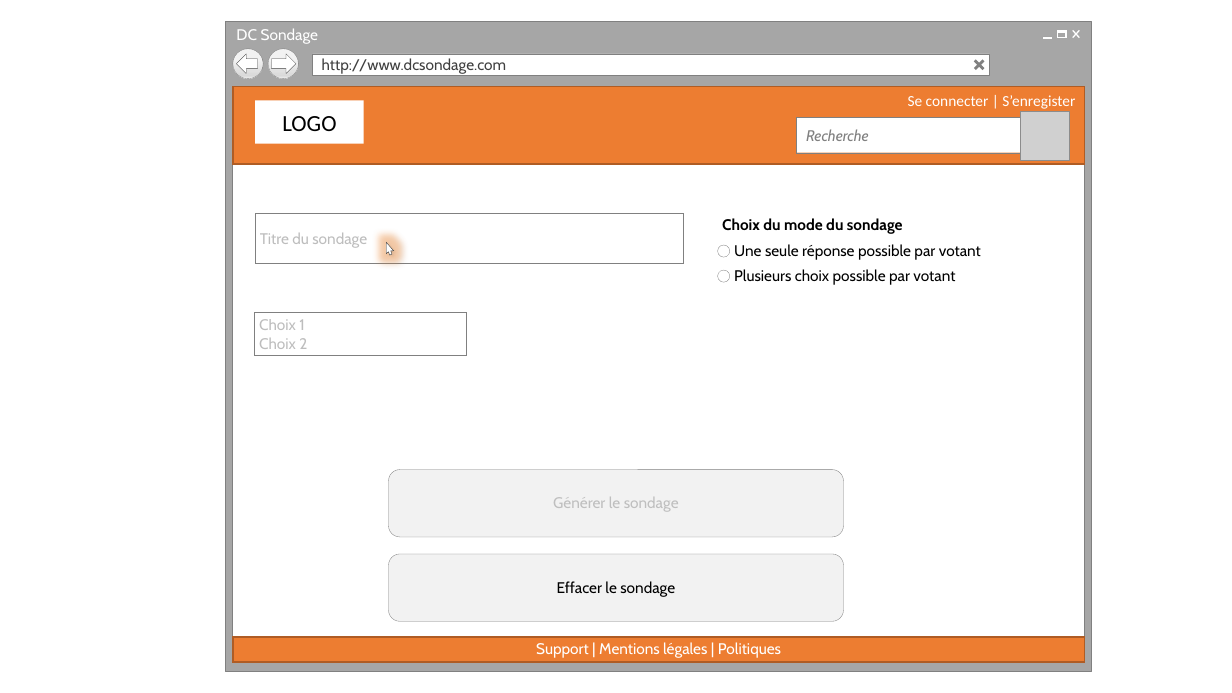
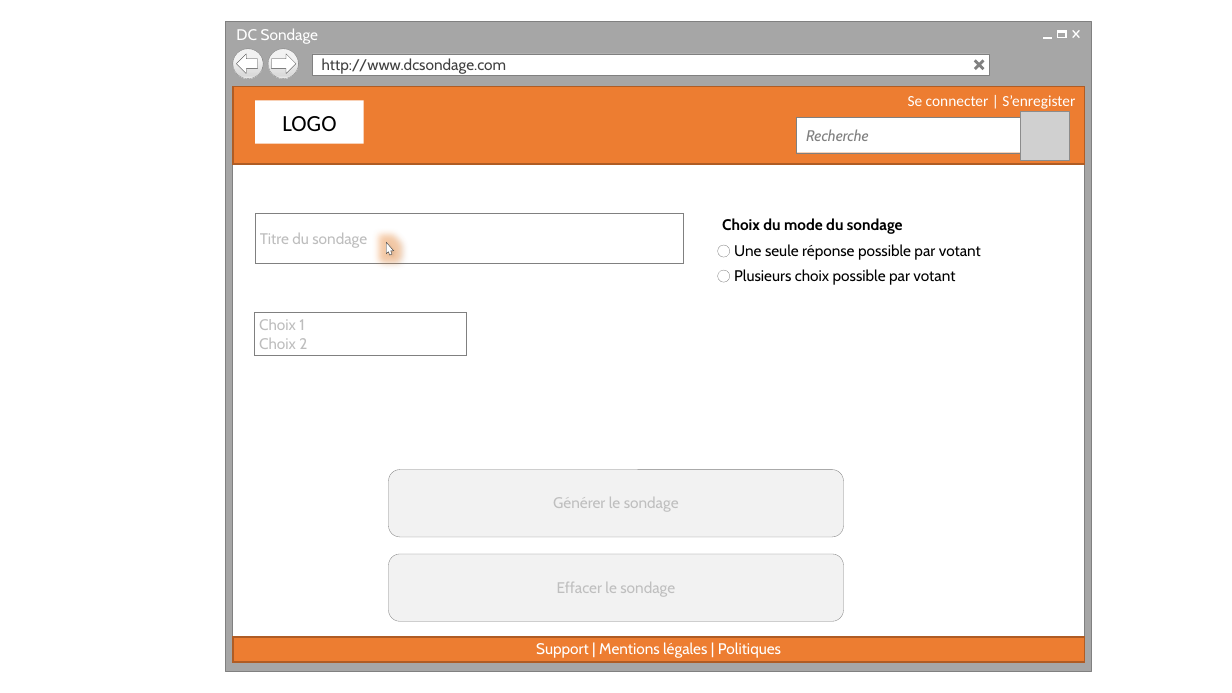
Before and after one commit to cedricbannelier/Projet1, a slide deck: slide 2 of maquetteWeb/maquetteProposition.pptx. Drawn at 1232x693 pixels with LibreOffice and Linux fonts; fonts in the diff are those of the drawing; grey boxes stand for pictures; background and template pictures are left out. Boxes give left, top, right and bottom in pixels: in the first picture for what was removed or moved away, otherwise in the second. Text is boxed around its words. In the diff, an @@ line names an element or a change of style, - is before the commit and + after.

```diff
--- a/maquetteWeb/maquetteProposition.pptx
+++ b/maquetteWeb/maquetteProposition.pptx
@@ rounded rectangle "Effacer le sondage" at <box>389,555,844,622</box>: text colour #000000 to #BFBFBF @@
```
Also in this commit, not shown: 4 other slides changed, 19 slides added, 2 slides removed, 2 other files.
